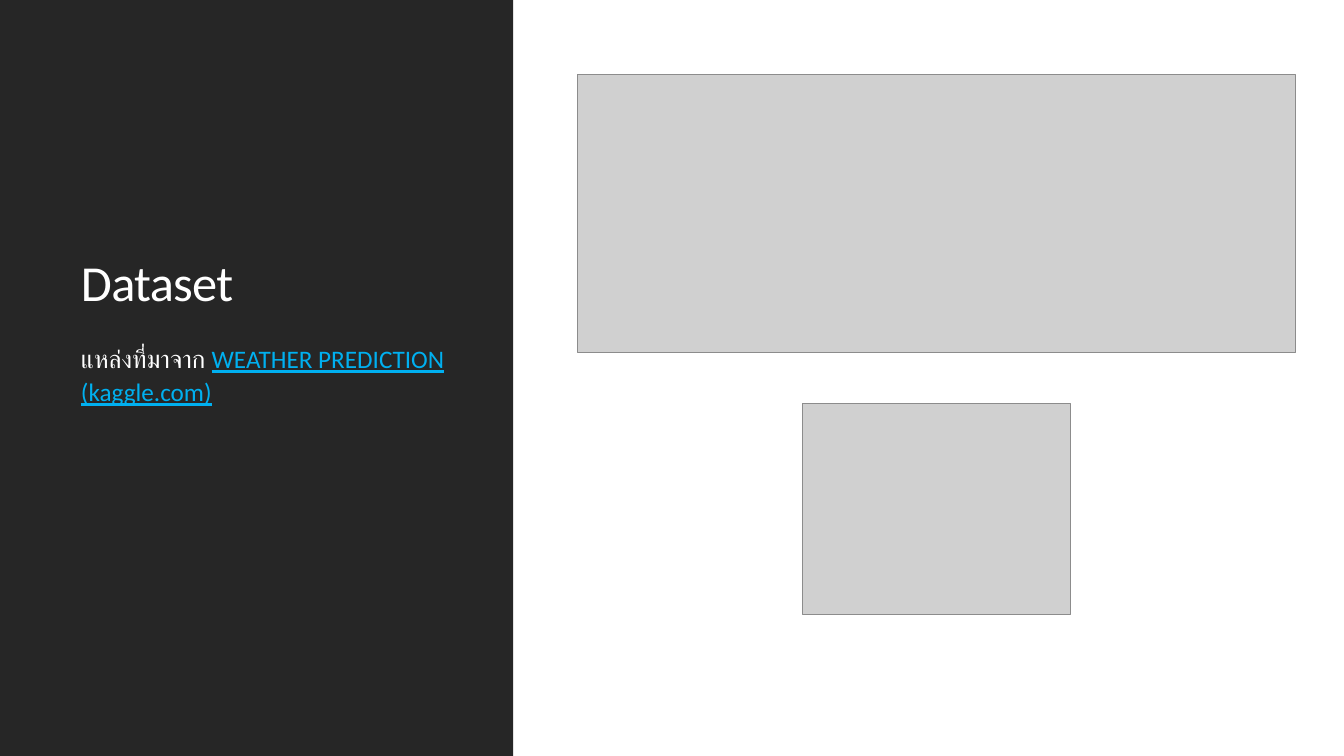
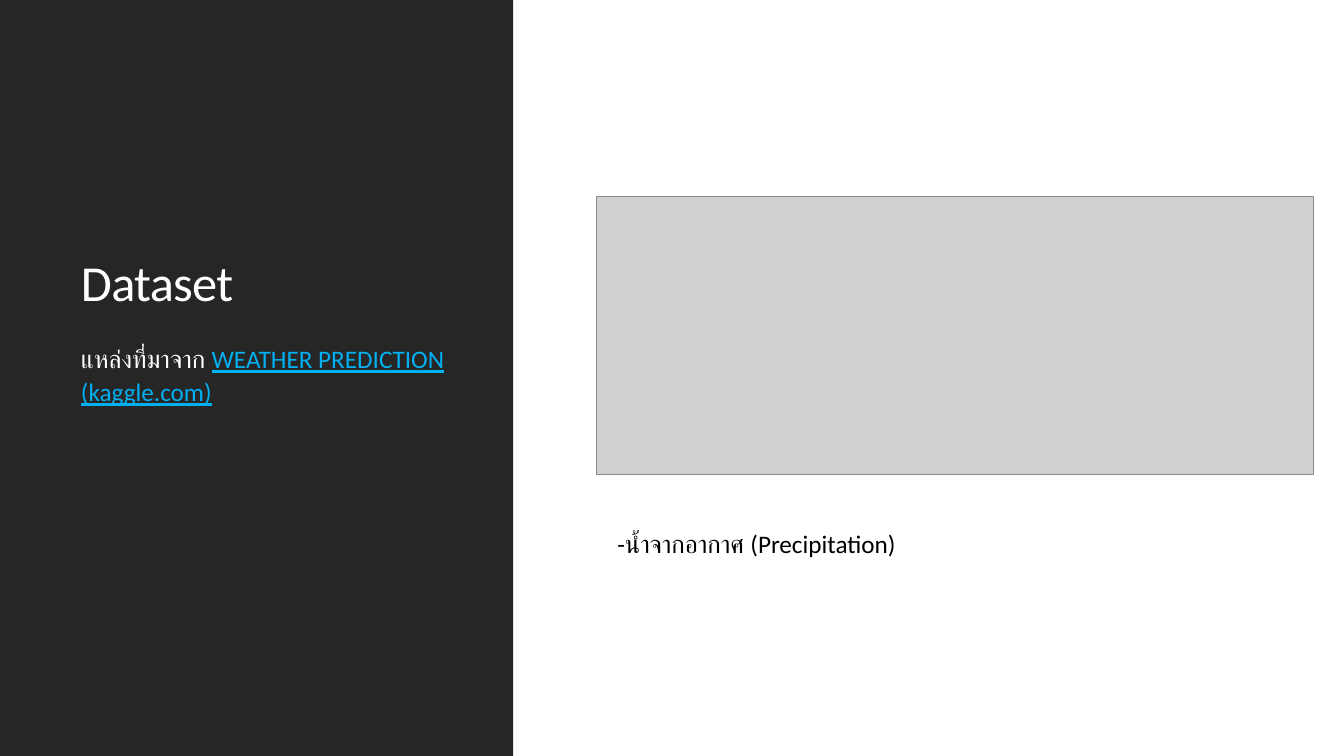
Before and after one commit to chakree254/ProjectML, a slide deck: slide 2 of การทำนายสภาพอากาศด้วย Linear Regression.pptx. Drawn at 1344x756 pixels with LibreOffice and Linux fonts; fonts in the diff are those of the drawing; grey boxes stand for pictures. Boxes give left, top, right and bottom in pixels: in the first picture for what was removed or moved away, otherwise in the second. Text is boxed around its words. In the diff, an @@ line names an element or a change of style, - is before the commit and + after.

```diff
--- a/การทำนายสภาพอากาศด้วย Linear Regression.pptx
+++ b/การทำนายสภาพอากาศด้วย Linear Regression.pptx
@@ picture: place and size @@
-picture at [578, 75, 1296, 353]
+picture at [596, 197, 1314, 475]
@@ picture removed at [804, 403, 1071, 615] @@
@@ text added at [625, 534, 895, 557], 18 pt, text #000000 @@
+-น้ำจากอากาศ (Precipitation)
```
Also in this commit, not shown: 3 other slides changed, 3 slides added, 2 slides removed, 4 other files.
